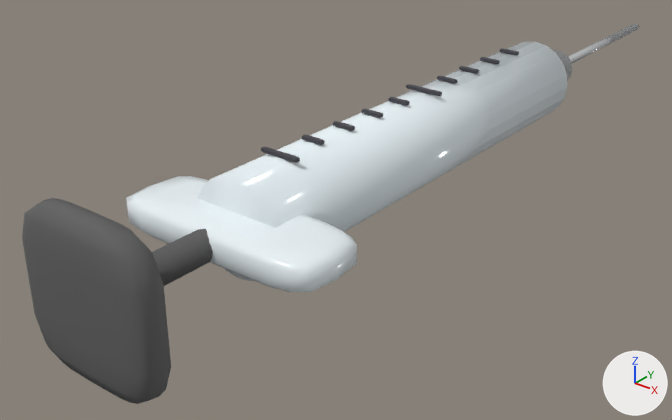
One commit to the glTF model assets/models/tools/syringe_3.glb: the scene before it, then after it.
Camera for both pictures: a camera (50 mm lens) standing at (0.0477, -0.0469, 0.0339) and looking at (-0.0069, 0.0214, -0.0085). The lights are fixed; the arrows at lower right show +X, +Y and +Z. The picture after the commit comes second. Vertices at exactly the same position are counted once.

Objects in the first picture: 'Barrel', 'Flange', 'Marks', 'Needle', 'Plunger'.
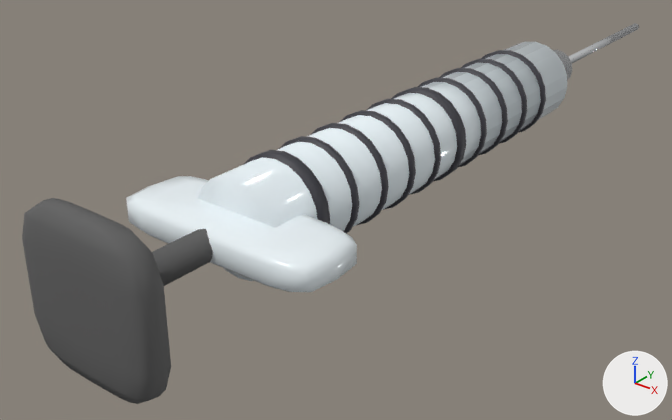
What differs and where, as boxes [x1, y1, x2, y2] in the pictures (672 x 420 px):
'Marks', reshaped: before [261, 48, 519, 163]; after [243, 50, 546, 233]
part 1 of me_marks, added: after [391, 87, 466, 181]
part 2 of me_marks, added: after [243, 150, 330, 224]
part 3 of me_marks, deleted: before [406, 84, 442, 96]
part 4 of me_marks, deleted: before [261, 147, 300, 163]
part 5 of me_marks, built on: before [459, 48, 519, 74]; after [439, 50, 546, 155]
part 6 of me_marks, built on: before [302, 109, 383, 145]; after [279, 110, 416, 233]
part 7 of me_marks, built on: before [437, 76, 457, 84]; after [418, 77, 487, 167]
part 8 of me_marks, built on: before [388, 97, 410, 106]; after [367, 99, 441, 195]

The change in detail:
me_marks is used by ob_marks; location (0.0, 0.0, 0.0).
me_marks had 1060 vertices, 1960 faces and spanned x -0.002..0.002, y 0.0052..0.0436, z 0.0045..0.0049.
me_marks now has 420 vertices, 800 faces and spans x -0.0048..0.0048, y 0.0048..0.0437, z -0.0048..0.0048.
me_marks part 1: a new loose piece, a 20-sided cylinder along y spanning x -0.0048..0.0048, y 0.0259..0.0271, z -0.0048..0.0048, in mat_marks (dark grey #3d3d45).
me_marks part 2: a new loose piece, a 20-sided cylinder along y spanning x -0.0048..0.0048, y 0.0048..0.006, z -0.0048..0.0048, in mat_marks (dark grey #3d3d45).
me_marks part 3: the loose piece of 106 vertices spanning x -0.002..0.002, y 0.0263..0.0268, z 0.0045..0.0049 is deleted.
me_marks part 4: the loose piece of 106 vertices spanning x -0.002..0.002, y 0.0052..0.0057, z 0.0045..0.0049 is deleted.
me_marks part 5: 315 vertices removed from x -0.0011..0.0011, y 0.0347..0.0436, z 0.0045..0.0049; 123 vertices added at x -0.0048..0.0048, y 0.0347..0.0437, z -0.0048..0.0048.
me_marks part 6: 315 vertices removed from x -0.0011..0.0011, y 0.0094..0.0183, z 0.0045..0.0049; 123 vertices added at x -0.0048..0.0048, y 0.0094..0.0184, z -0.0048..0.0048.
me_marks part 7: 105 vertices removed from x -0.0011..0.0011, y 0.0305..0.031, z 0.0045..0.0049; 41 vertices added at x -0.0048..0.0048, y 0.0304..0.031, z -0.0048..0.0048.
me_marks part 8: 105 vertices removed from x -0.0011..0.0011, y 0.0221..0.0226, z 0.0045..0.0049; 41 vertices added at x -0.0048..0.0048, y 0.022..0.0226, z -0.0048..0.0048.
